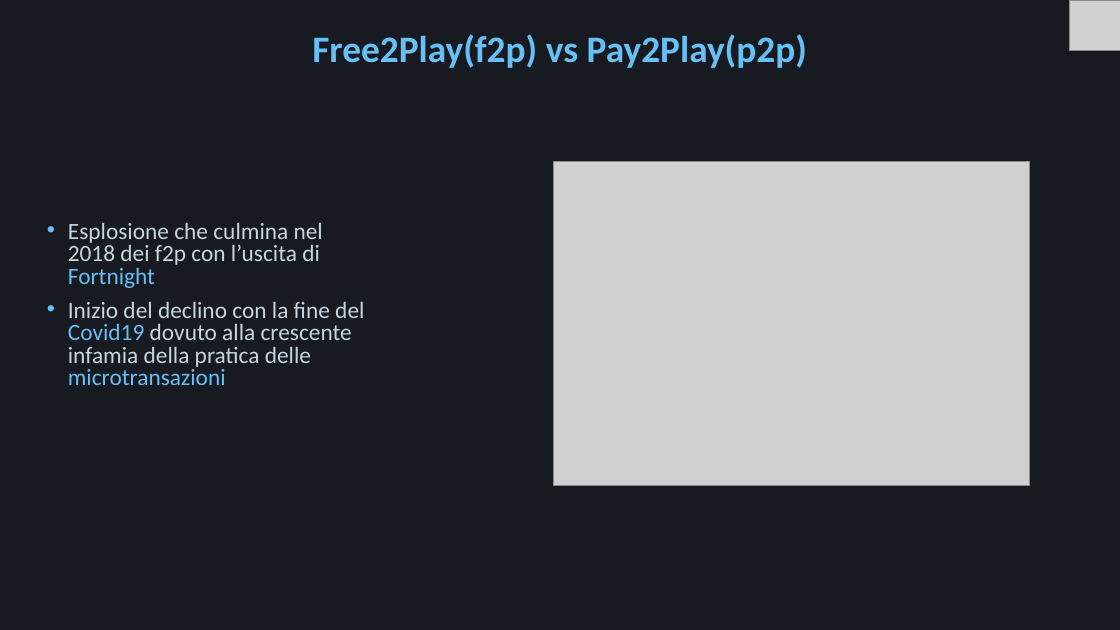
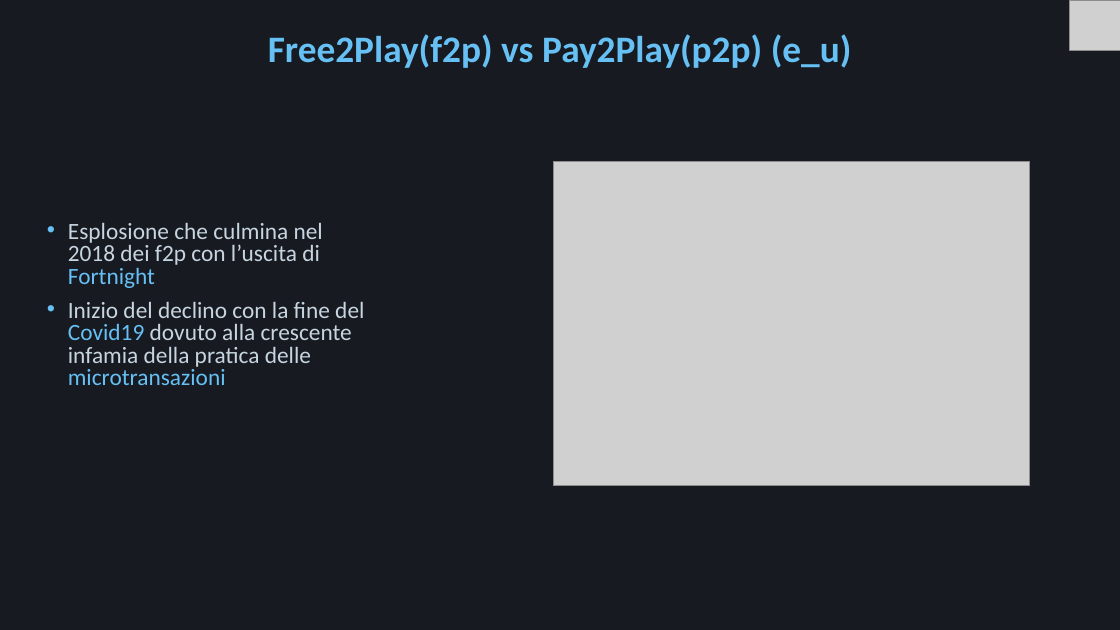
Before and after one commit to Mora11231/VisualizzazioneScientifica, a slide deck: slide 13 of Steam.pptx. Drawn at 1120x630 pixels with LibreOffice and Linux fonts; fonts in the diff are those of the drawing; grey boxes stand for pictures. Boxes give left, top, right and bottom in pixels: in the first picture for what was removed or moved away, otherwise in the second. Text is boxed around its words. In the diff, an @@ line names an element or a change of style, - is before the commit and + after.

```diff
--- a/Steam.pptx
+++ b/Steam.pptx
@@ title at (268, 34, 852, 68): text changed @@
-Free2Play(f2p) vs Pay2Play(p2p)
+Free2Play(f2p) vs Pay2Play(p2p) (e_u)
```
Also in this commit, not shown: 5 other slides changed, 1 slide added, 1 slide removed, 10 other files.
